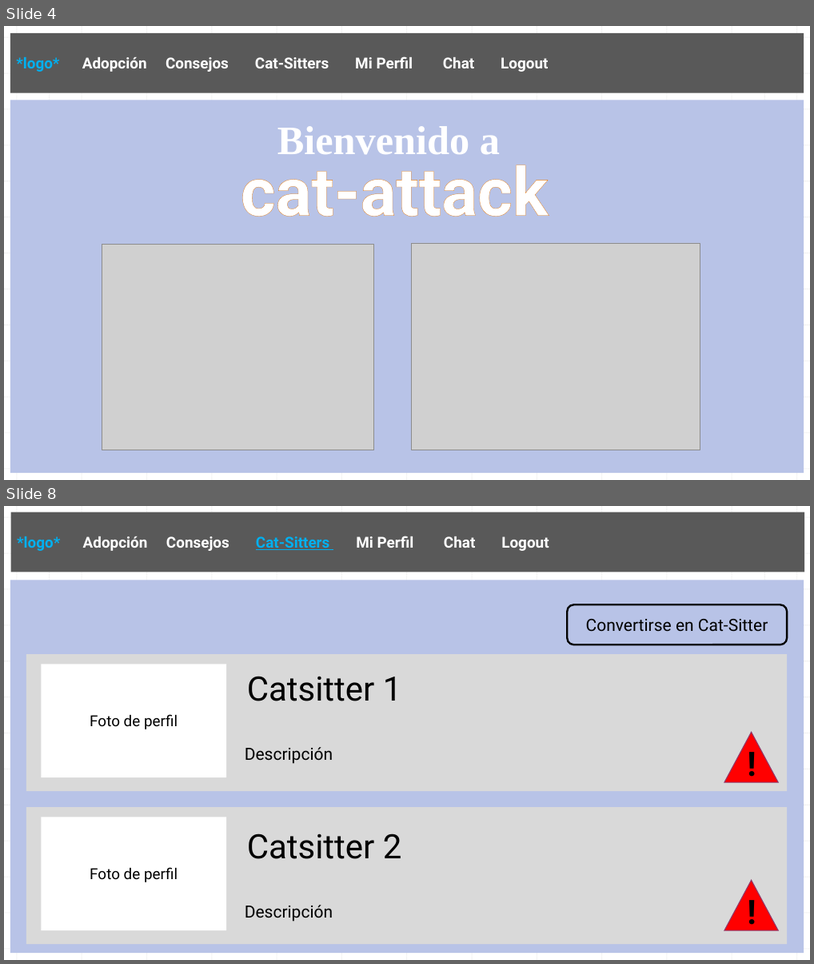
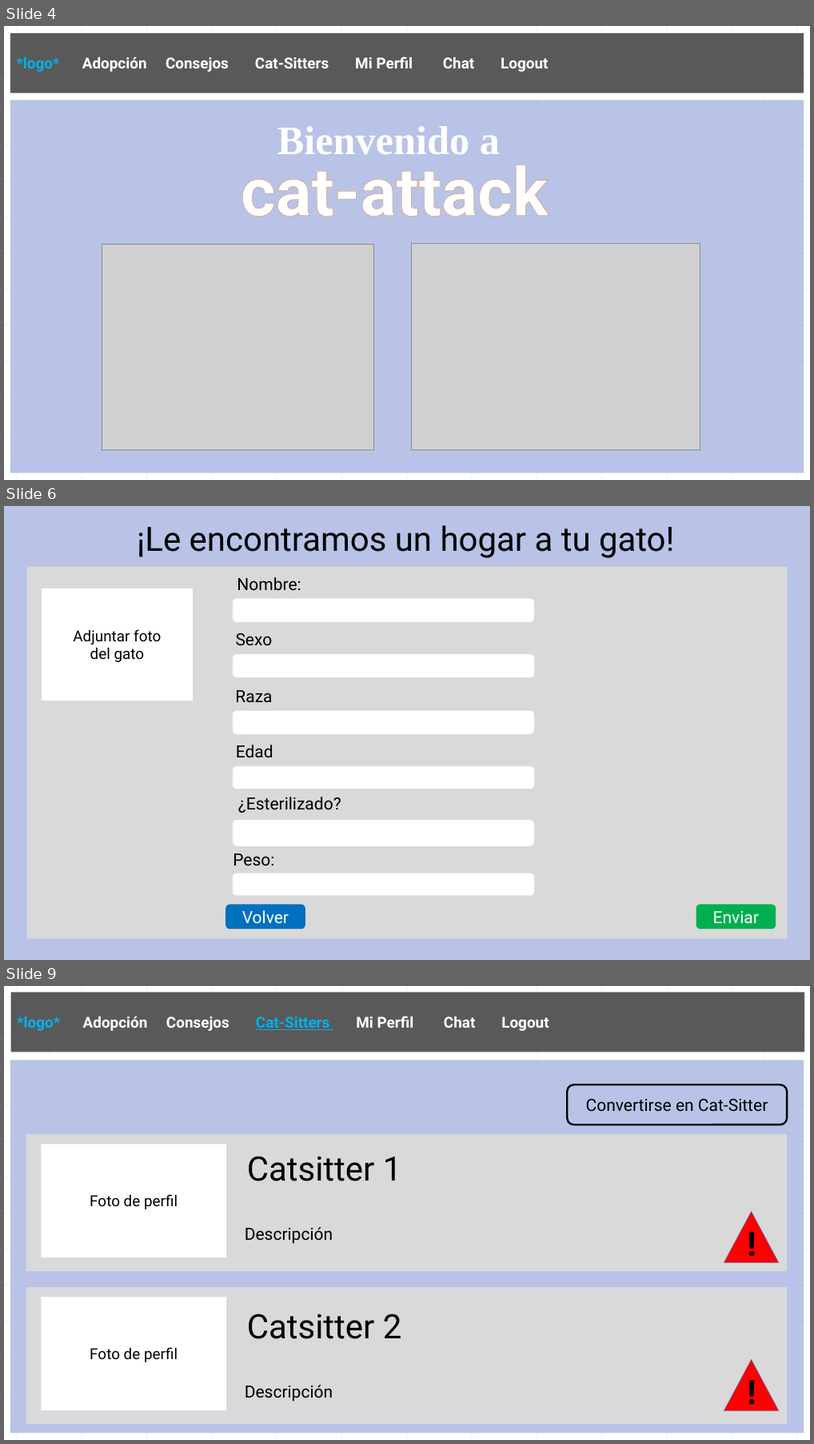
Before and after one commit to AndresIturria/Cat-Attack, a slide deck: Docs/Documento de diseño Cat-Attack.pptx. Shown one above the other, each under a label of ours: slides 4 and 8 before the commit, slides 4, 6 and 9 after it; the slides between them are not shown. The pictures are 814x964 and 814x1444 pixels, drawn with LibreOffice and Linux fonts; fonts in the diff are those of the drawing; grey boxes stand for pictures. Boxes give left, top, right and bottom in pixels: in the first picture for what was removed or moved away, otherwise in the second. Text is boxed around its words. In the diff, an @@ line names an element or a change of style, - is before the commit and + after.

```diff
--- a/Docs/Documento de diseño Cat-Attack.pptx
+++ b/Docs/Documento de diseño Cat-Attack.pptx
@@ slide 6 added at (4, 506, 810, 960), background #FFFFFF; not listed: 26 template elements that a slide beside it also shows @@
@@ rectangle added at (4, 506, 810, 960), fill #B8C3E7 @@
@@ text added at (137, 525, 674, 558), 40 pt, text #000000 @@
+¡Le encontramos un hogar a tu gato!
@@ rectangle added at (27, 567, 788, 939), fill #D9D9D9 @@
@@ text added at (237, 577, 301, 590), 20 pt, text #000000 @@
+Nombre:
@@ rectangle added at (42, 588, 193, 700), fill #FFFFFF, 18 pt, text #000000 @@
+Adjuntar foto
+del gato
@@ rounded rectangle added at (233, 599, 534, 622), fill #FFFFFF @@
@@ text added at (236, 633, 273, 645), 20 pt, text #000000 @@
+Sexo
@@ rounded rectangle added at (233, 654, 534, 677), fill #FFFFFF @@
@@ text added at (235, 690, 272, 702), 20 pt, text #000000 @@
+Raza
@@ rounded rectangle added at (233, 711, 534, 733), fill #FFFFFF @@
@@ text added at (236, 744, 274, 757), 20 pt, text #000000 @@
+Edad
@@ rounded rectangle added at (233, 766, 534, 788), fill #FFFFFF @@
@@ text added at (238, 796, 342, 812), 20 pt, text #000000 @@
+¿Esterilizado?
@@ rounded rectangle added at (233, 820, 534, 846), fill #FFFFFF @@
@@ text added at (233, 853, 274, 865), 20 pt, text #000000 @@
+Peso:
@@ rounded rectangle added at (233, 873, 534, 896), fill #FFFFFF @@
@@ rounded rectangle added at (226, 904, 306, 929), fill #0070C0, 20 pt, text #FFFFFF @@
+Volver
@@ rounded rectangle added at (697, 904, 777, 929), fill #00B050, 20 pt, text #FFFFFF @@
+Enviar
@@ what was slide 8 is now slide 9 @@
```
Also in this commit, not shown: 9 slides changed, 2 other slides added, 1 slide removed, 14 other files.
